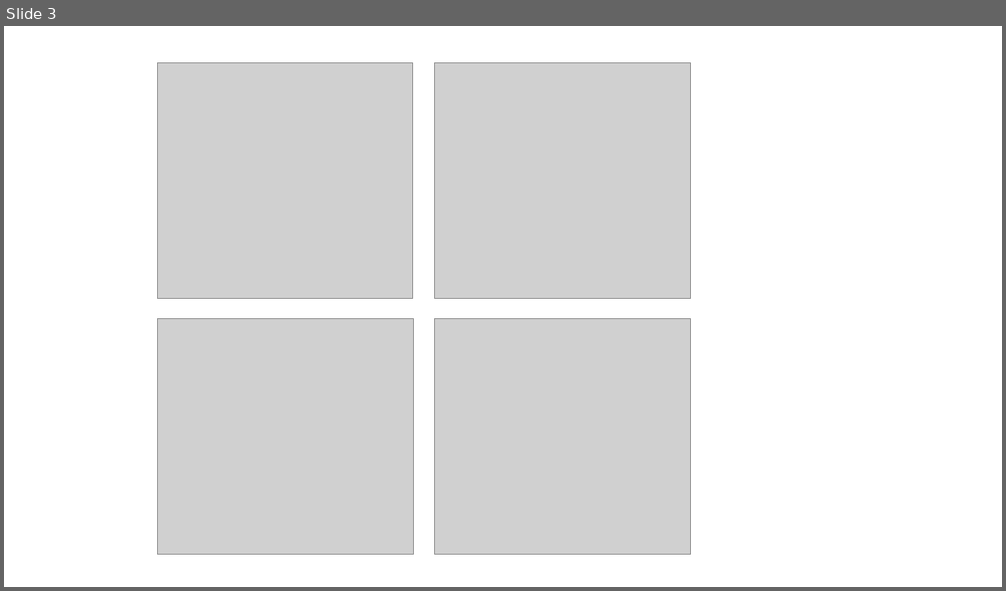
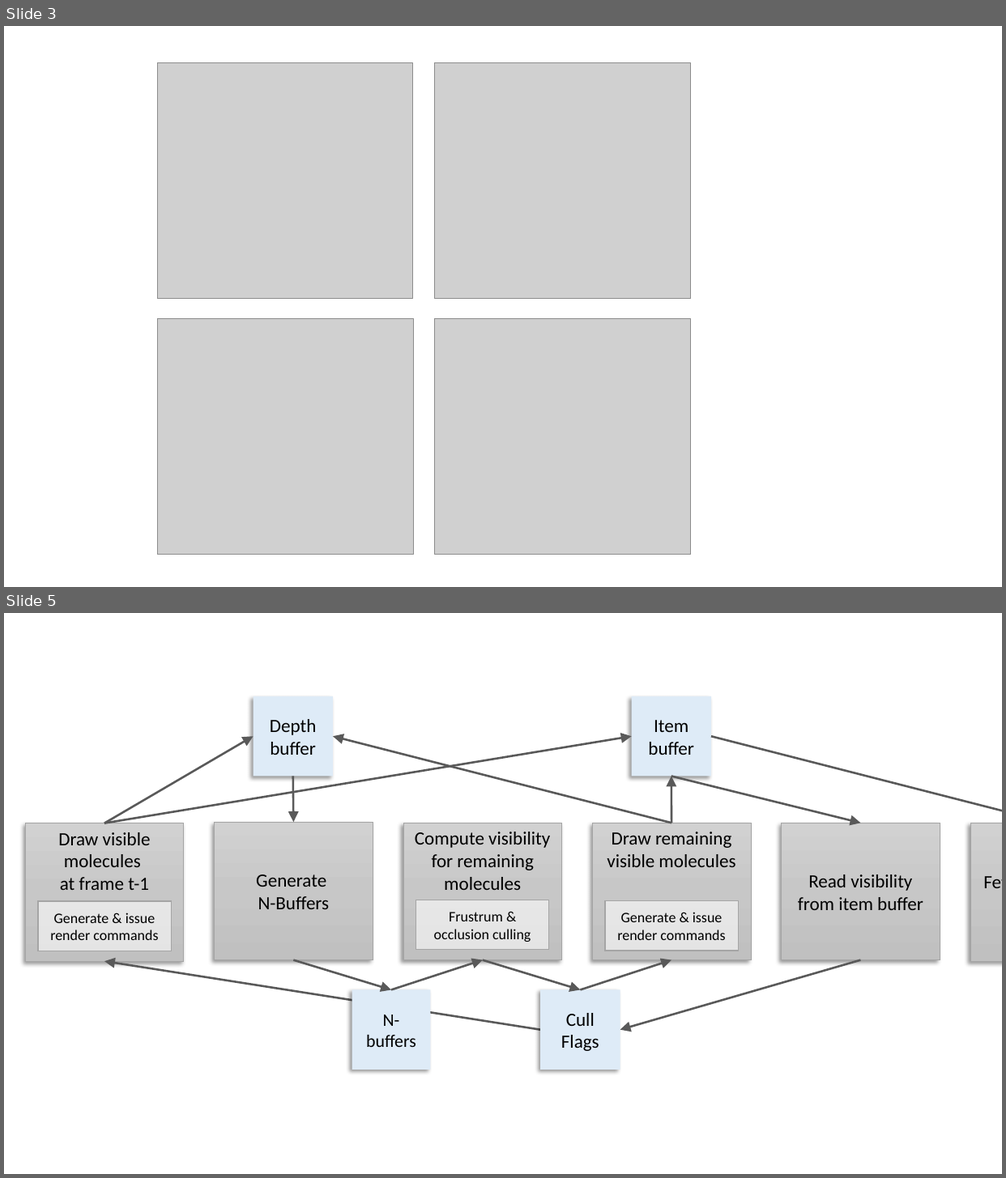
Before and after one commit to matmuze/CellVIEW_VCBM2015, a slide deck: Presentation1.pptx. Shown one above the other, each under a label of ours: slide 3 before the commit, slides 3 and 5 after it; the slides between them are not shown. The pictures are 1006x591 and 1006x1178 pixels, drawn with LibreOffice and Linux fonts; fonts in the diff are those of the drawing; grey boxes stand for pictures. Boxes give left, top, right and bottom in pixels: in the first picture for what was removed or moved away, otherwise in the second. Text is boxed around its words. In the diff, an @@ line names an element or a change of style, - is before the commit and + after.

```diff
--- a/Presentation1.pptx
+++ b/Presentation1.pptx
@@ slide 5 added at (x1=4, y1=613, x2=1002, y2=1174), background #FFFFFF @@
@@ rectangle added at (x1=253, y1=697, x2=334, y2=777), fill #DEEBF7, 18 pt, text #000000 @@
+Depth buffer
@@ rectangle added at (x1=632, y1=697, x2=711, y2=777), fill #DEEBF7, 18 pt, text #000000 @@
+Item buffer
@@ arrow added from (104, 824) to (253, 736), #595959 2 pt @@
@@ arrow added from (104, 824) to (632, 736), #595959 2 pt @@
@@ arrow added from (671, 824) to (333, 736), #595959 2 pt @@
@@ arrow added from (711, 736) to (1002, 824), #595959 2 pt @@
@@ arrow added from (293, 776) to (294, 822), #595959 2 pt @@
@@ arrow added from (671, 824) to (671, 776), #595959 2 pt @@
@@ arrow added from (671, 776) to (860, 824), #595959 2 pt @@
@@ rectangle added at (x1=25, y1=824, x2=184, y2=962), fill gradient #D2D2D2 to #C8C8C8 to #C0C0C0, outline #A5A5A5 0.5 pt, 18 pt, text #000000 @@
+Draw visible molecules
+at frame t-1
@@ rectangle added at (x1=215, y1=822, x2=373, y2=960), fill gradient #D2D2D2 to #C8C8C8 to #C0C0C0, outline #A5A5A5 0.5 pt, 18 pt, text #000000 @@
+Generate
+N-Buffers
@@ rectangle added at (x1=403, y1=824, x2=562, y2=960), fill gradient #D2D2D2 to #C8C8C8 to #C0C0C0, outline #A5A5A5 0.5 pt, 18 pt, text #000000 @@
+Compute visibility for remaining molecules
@@ rectangle added at (x1=592, y1=824, x2=751, y2=960), fill gradient #D2D2D2 to #C8C8C8 to #C0C0C0, outline #A5A5A5 0.5 pt, 18 pt, text #000000 @@
+Draw remaining visible molecules
@@ rectangle added at (x1=782, y1=824, x2=940, y2=960), fill gradient #D2D2D2 to #C8C8C8 to #C0C0C0, outline #A5A5A5 0.5 pt, 18 pt, text #000000 @@
+Read visibility from item buffer
@@ rectangle added at (x1=970, y1=824, x2=1002, y2=962), fill gradient #D2D2D2 to #C8C8C8 to #C0C0C0, outline #A5A5A5 0.5 pt, 18 pt, text #000000 @@
+Fetch colors from item buffer
@@ rectangle added at (x1=38, y1=901, x2=171, y2=952), fill #FFFFFF at 58% opacity, outline #A5A5A5 1 pt, 14 pt, text #000000 @@
+Generate & issue render commands
@@ rectangle added at (x1=415, y1=900, x2=549, y2=950), fill #FFFFFF at 58% opacity, outline #A5A5A5 1 pt, 14 pt, text #000000 @@
+Frustrum & occlusion culling
@@ rectangle added at (x1=605, y1=901, x2=739, y2=952), fill #FFFFFF at 58% opacity, outline #A5A5A5 1 pt, 14 pt, text #000000 @@
+Generate & issue render commands
@@ arrow added from (541, 1030) to (104, 962), #595959 2 pt @@
@@ arrow added from (294, 960) to (391, 990), #595959 2 pt @@
@@ arrow added from (391, 990) to (483, 960), #595959 2 pt @@
@@ arrow added from (483, 960) to (581, 990), #595959 2 pt @@
@@ arrow added from (581, 990) to (671, 960), #595959 2 pt @@
@@ arrow added from (860, 960) to (620, 1030), #595959 2 pt @@
@@ rectangle added at (x1=352, y1=990, x2=431, y2=1071), fill #DEEBF7, 17 pt, text #000000 @@
+N-buffers
@@ rectangle added at (x1=541, y1=990, x2=621, y2=1071), fill #DEEBF7, 18 pt, text #000000 @@
+Cull Flags
```
Also in this commit, not shown: 1 other slide added, 10 other files.
